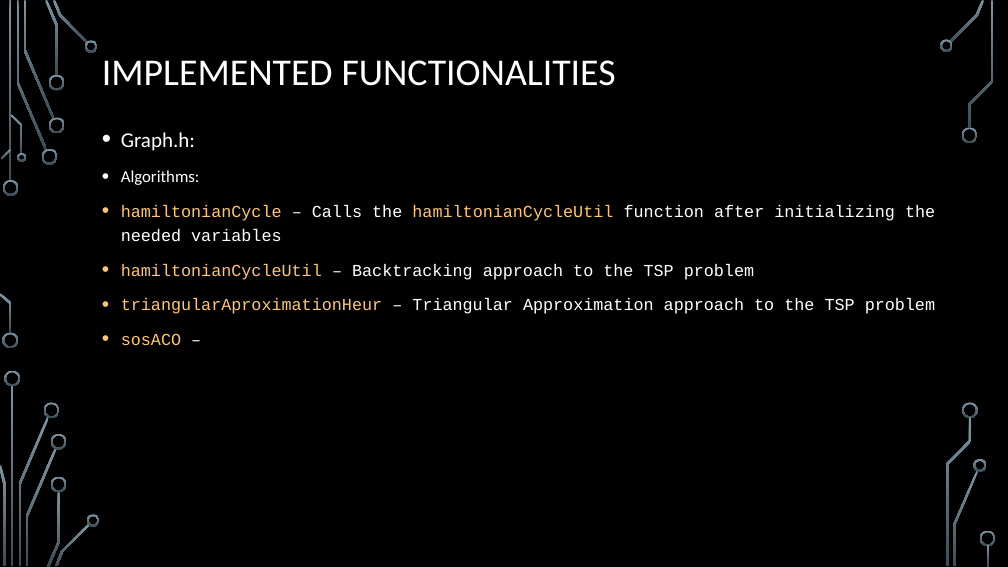
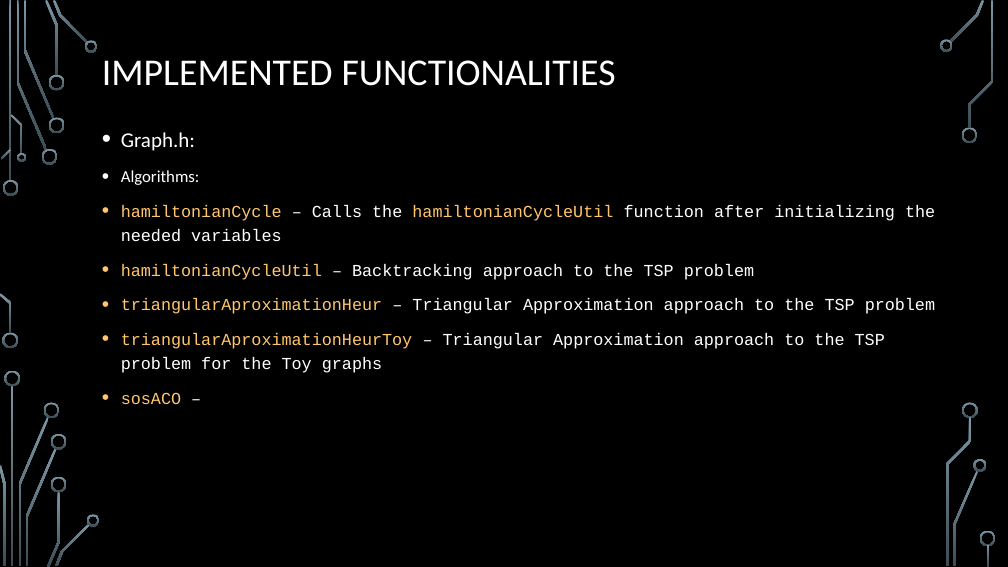
Before and after one commit to DiogoSant0s/DA2, a slide deck: slide 8 of DA2.pptx. Drawn at 1008x567 pixels with LibreOffice and Linux fonts; fonts in the diff are those of the drawing; background and template pictures are left out. Boxes give left, top, right and bottom in pixels: in the first picture for what was removed or moved away, otherwise in the second. Text is boxed around its words. In the diff, an @@ line names an element or a change of style, - is before the commit and + after.

Commit message:
A few many things
Some more clean up, changed a few functions' names, added our infamous setUnvisited functionality to every function, how the 'distanceBetweenNodes' function worked, wrote the documentation that was missing in the Graph.h file, implemented the sosACO function again and added the printPath function to the menu

```diff
--- a/DA2.pptx
+++ b/DA2.pptx
@@ text at (121, 333, 885, 373): paragraph added @@
+• triangularAproximationHeurToy – Triangular Approximation approach to the TSP problem for the Toy graphs
```
Also in this commit, not shown: 2 other slides changed, 4 other files.
